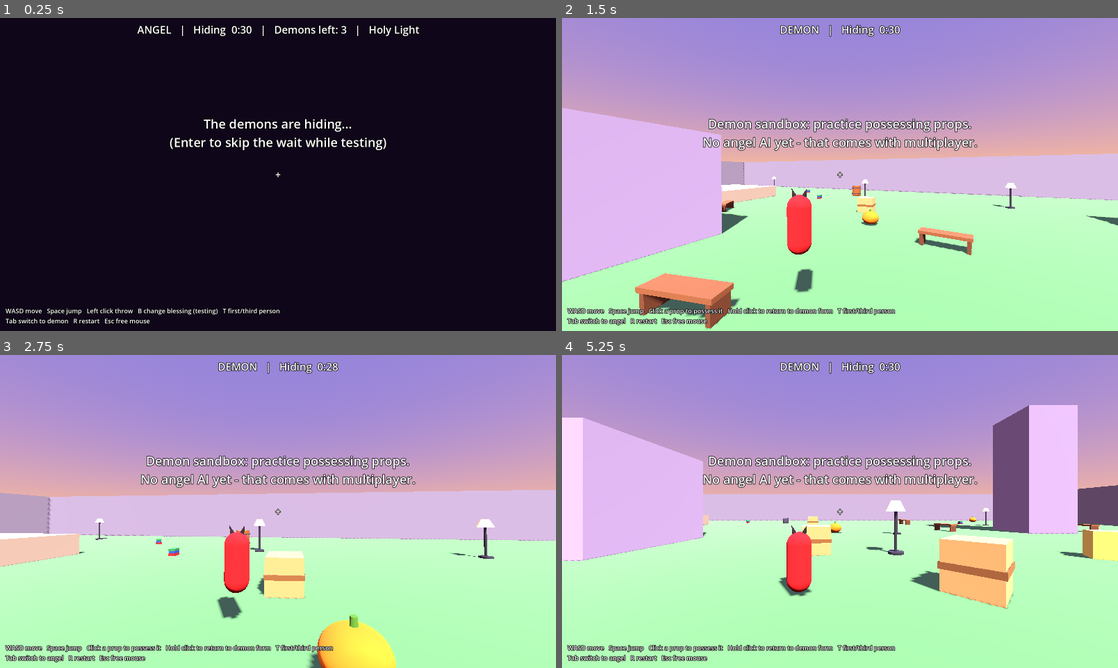
Above: before the commit, frames 1-4 (two rows, left to right).
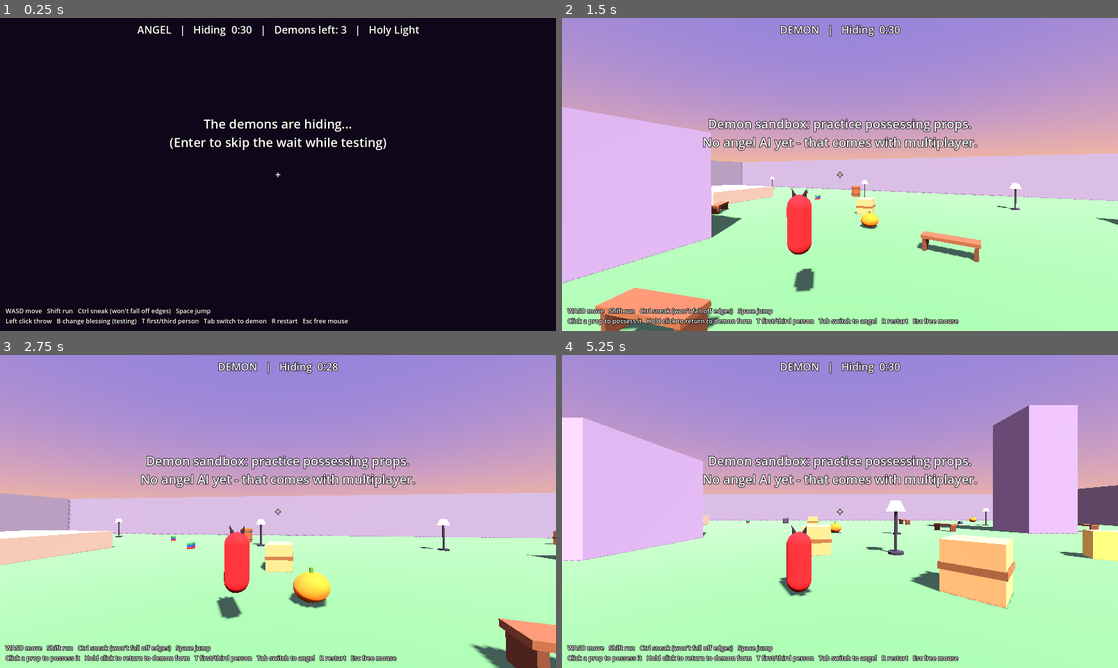
Above: after the commit, the same moments.

Repository: theobigdog/Halos_and_Horns
Game: Godot game, scene res://main.tscn
The game is run twice, just before and just after one commit, with the same random seed, the same clock (stepped at 60 frames per second) and the same inputs.
Inputs (mouse positions are in pixels of both pictures, inside the frame that each line leads up to):
- Up to frame 1 (0.25 s): no input
- Up to frame 2 (1.5 s): tap Enter (skip_hiding) at 0.5 s; move the mouse to (867, 174) at 0.52 s; hold Tab (switch_role) 0.53-1.28 s; hold W (move_forward) from 0.53 s (still down); click (867, 174) at 0.67 s; tap Space (jump) at 0.77, 1.07 s; tap Shift (run, bound only after the commit) at 0.8, 1.35 s; tap A (move_left) at 1.25 s; move the mouse to (812, 174) at 1.27 s; click (812, 174) at 1.42 s
- Up to frame 3 (2.75 s): keep holding W (move_forward); tap Space (jump) at 1.52, 1.82, 2.3 s; tap Ctrl (sneak, bound only after the commit) at 1.55 s; tap A (move_left) at 2 s; move the mouse to (289, 505) at 2.02 s; hold Ctrl (sneak, bound only after the commit) from 2.03 s (still down); click (289, 505) at 2.17 s
- Up to frame 4 (5.25 s): keep holding W (move_forward); tap A (move_left) at 2.75 s; move the mouse to (834, 517) at 2.77 s; release Ctrl (sneak, bound only after the commit) at 2.78 s; tap Space (jump) at 2.85, 3.02, 3.32, 3.77, 4.07, 4.52, 4.82 s; click (834, 517) at 2.92 s; tap Tab (switch_role) at 3.05 s; tap R (restart) at 3.5, 4.15, 4.25 s; move the mouse to (878, 514) at 3.52 s; hold B (cycle_blessing) 3.53-4.28 s; click (878, 514) at 3.67 s; tap Shift (run, bound only after the commit) at 3.8 s; move the mouse to (795, 508) at 4.27 s; click (795, 508) at 4.35 s; tap Ctrl (sneak, bound only after the commit) at 4.55 s; move the mouse to (845, 511) at 5.02 s; hold Tab (switch_role) from 5.03 s (still down); click (845, 511) at 5.17 s

The runs differ from the first frame. In frame 1, 1.0% of the frame differs, in the area x 1-63%, y 92-98%; in frame 2, 7.1%; in frame 3, 9.7%, in the area x 0-100%, y 43-100%; in frame 4, 1.8%.

Commit message:
Playtest round 3: run/sneak, edge-safe sneaking, warmer sounds, licenses
- Shift runs, Ctrl sneaks, for both teams
- Sneaking stops you walking off ledges (Minecraft-style), still slides
  along edges and walks down ramps
- Fixed a lip where the ramp met the platform that small demons got stuck on
- Sounds: quieter, warmer (detuned layers, soft fade-ins), no harsh highs,
  run through a reverb + low-pass bus, slight random pitch per play
- Test demons hop every 2-4 seconds so they're quick to find
- Licensed: PolyForm Noncommercial (code), CC BY-NC-SA 4.0 (art/sound)
- Tests for run/sneak speeds, ledge guard, edge sliding and the ramp

Co-Authored-By: Claude Opus 5.5 <noreply@anthropic.com>
Claude-Session: https://claude.ai/code/session_01WDwUU59zpfK1jPnNQB5a8j

Diff:
--- a/scripts/bot_demon.gd
+++ b/scripts/bot_demon.gd
@@ -1,7 +1,10 @@
 # A practice demon for testing the angel side. It possesses a random prop,
-# stands still, and occasionally fidgets (a tiny hop) - a hint, like a real
-# player who can't sit still.
+# stands still, and fidgets (a little hop) every few seconds so testers can
+# find it fast. Real demons will be real players - this is test-only.
 extends StaticBody3D
+
+const HOP_EVERY_MIN := 2.0   # seconds between hops (testing: frequent on purpose)
+const HOP_EVERY_MAX := 4.0
 
 signal caught(bot)
 
@@ -31,7 +34,7 @@
 
 
 func _reset_fidget() -> void:
-	_fidget_timer = _rng.randf_range(8.0, 16.0)
+	_fidget_timer = _rng.randf_range(HOP_EVERY_MIN, HOP_EVERY_MAX)
 
 
 func _process(delta: float) -> void:
@@ -39,8 +42,8 @@
 	if _fidget_timer <= 0.0:
 		_reset_fidget()
 		var tw := create_tween()
-		tw.tween_property(visual, "position:y", 0.15, 0.1)
-		tw.tween_property(visual, "position:y", 0.0, 0.12)
+		tw.tween_property(visual, "position:y", 0.3, 0.12)
+		tw.tween_property(visual, "position:y", 0.0, 0.15)
 
 
 func take_hit(damage: int) -> void:
--- a/scripts/main.gd
+++ b/scripts/main.gd
@@ -73,6 +73,8 @@
 	_add_key("move_left", KEY_A)
 	_add_key("move_right", KEY_D)
 	_add_key("jump", KEY_SPACE)
+	_add_key("run", KEY_SHIFT)
+	_add_key("sneak", KEY_CTRL)
 	_add_key("toggle_view", KEY_T)
 	_add_key("cycle_blessing", KEY_B)
 	_add_key("switch_role", KEY_TAB)
@@ -158,7 +160,7 @@
 	_add_block(Vector3(18, 1.5, 14), Vector3(4, 3, 10), Color(0.6, 0.5, 0.45))
 	# A raised platform with a ramp up to it
 	_add_block(Vector3(-6, 1, 12), Vector3(8, 2, 4), Color(0.6, 0.6, 0.55))
-	_add_block(Vector3(-6, 0.9, 7.3), Vector3(2.5, 0.4, 5.9), Color(0.5, 0.45, 0.4), Vector3(-0.35, 0, 0))
+	_add_block(Vector3(-6, 0.8, 7.3), Vector3(2.5, 0.4, 5.9), Color(0.5, 0.45, 0.4), Vector3(-0.35, 0, 0))   # top edge flush with the platform
 
 
 func _random_spot() -> Vector3:
@@ -227,10 +229,10 @@
 	time_left = HIDE_TIME
 	blind_rect.visible = role == "angel"
 	if role == "angel":
-		controls_label.text = "WASD move   Space jump   Left click throw   B change blessing (testing)   T first/third person\nTab switch to demon   R restart   Esc free mouse"
+		controls_label.text = "WASD move   Shift run   Ctrl sneak (won't fall off edges)   Space jump\nLeft click throw   B change blessing (testing)   T first/third person   Tab switch to demon   R restart   Esc free mouse"
 		_toast("The demons are hiding...\n(Enter to skip the wait while testing)", HIDE_TIME)
 	else:
-		controls_label.text = "WASD move   Space jump   Click a prop to possess it   Hold click to return to demon form   T first/third person\nTab switch to angel   R restart   Esc free mouse"
+		controls_label.text = "WASD move   Shift run   Ctrl sneak (won't fall off edges)   Space jump\nClick a prop to possess it   Hold click to return to demon form   T first/third person   Tab switch to angel   R restart   Esc free mouse"
 		_toast("Demon sandbox: practice possessing props.\nNo angel AI yet - that comes with multiplayer.", 5.0)
 
 
@@ -330,6 +332,7 @@
 
 
 func _build_sounds() -> void:
+	Sfx.setup_bus()
 	var streams := {
 		"hit": Sfx.hit_sound(),
 		"caught": Sfx.caught_sound(),
@@ -341,12 +344,18 @@
 		var asp := AudioStreamPlayer.new()
 		asp.max_polyphony = 4   # overlapping plays layer instead of cutting off
 		asp.stream = streams[sound_name]
+		asp.bus = Sfx.BUS
+		if sound_name.begins_with("throw_"):
+			asp.volume_db = -4.0   # throws happen constantly: keep them in the background
 		add_child(asp)
 		_sounds[sound_name] = asp
 
 
 func _play(sound_name: String) -> void:
-	_sounds[sound_name].play()
+	var asp: AudioStreamPlayer = _sounds[sound_name]
+	# A little random pitch each time so repeated sounds don't feel robotic.
+	asp.pitch_scale = randf_range(0.94, 1.06)
+	asp.play()
 
 
 # Our throw hit a demon: ding, and flash a red X on the crosshair.
--- a/scripts/player.gd
+++ b/scripts/player.gd
@@ -24,6 +24,9 @@
 const DEMON_SCALE := 0.6          # demons are little gremlins: 60% of angel size
 const SHOULDER_OFFSET := 0.7      # third-person camera sits over the right shoulder
 const OUTLINE_COLOR := Color(1.0, 0.35, 0.1)
+const RUN_MULTIPLIER := 1.6       # Left Shift
+const SNEAK_MULTIPLIER := 0.45    # Left Ctrl
+const LEDGE_DROP := 0.5           # sneaking won't step down more than this
 
 var role := "demon"           # "angel" or "demon"
 var frozen := false           # true while angels wait out the hiding period
@@ -32,6 +35,9 @@
 var first_person := {"angel": true, "demon": false}
 var hold_fraction := 0.0      # 0-1 progress of hold-to-return (for the HUD)
 var blessing := "holy_light"  # which blessed projectile an angel throws
+var running := false
+var sneaking := false
+var test_input := {}          # automated tests only: {"dir": Vector2, "sneak": bool, "run": bool}
 
 var gravity: float = ProjectSettings.get_setting("physics/3d/default_gravity")
 var _shoot_cooldown := 0.0
@@ -213,16 +219,31 @@
 		velocity.y -= gravity * delta
 	var controls_active := not frozen and Input.mouse_mode == Input.MOUSE_MODE_CAPTURED
 	var input_dir := Vector2.ZERO
-	if controls_active:
+	sneaking = false
+	running = false
+	if not test_input.is_empty():
+		# Automated tests drive movement here (headless mode can't capture the mouse).
+		input_dir = test_input.get("dir", Vector2.ZERO)
+		sneaking = test_input.get("sneak", false)
+		running = test_input.get("run", false) and not sneaking
+	elif controls_active:
 		input_dir = Input.get_vector("move_left", "move_right", "move_forward", "move_back")
+		sneaking = Input.is_action_pressed("sneak")
+		running = Input.is_action_pressed("run") and not sneaking   # sneak wins if both held
 		if Input.is_action_just_pressed("jump") and is_on_floor():
 			velocity.y = JUMP_VELOCITY
 	var direction := global_transform.basis * Vector3(input_dir.x, 0.0, input_dir.y)
 	direction.y = 0.0
 	direction = direction.normalized()
 	var speed := ANGEL_SPEED if role == "angel" else DEMON_SPEED
+	if running:
+		speed *= RUN_MULTIPLIER
+	elif sneaking:
+		speed *= SNEAK_MULTIPLIER
 	velocity.x = direction.x * speed
 	velocity.z = direction.z * speed
+	if sneaking and is_on_floor():
+		_guard_ledges(delta)
 	move_and_slide()
 
 	if role == "angel":
@@ -244,6 +265,32 @@
 		hovered = target["collider"]
 	_set_hover(hovered)
 	look_target_type = hovered.get_meta("prop_type") if hovered else ""
+
+
+# Minecraft-style sneaking: cancel any sideways movement that would carry us off
+# a ledge. X and Z are checked separately, so you can still slide along an edge.
+func _guard_ledges(delta: float) -> void:
+	var step := Vector3(velocity.x, 0.0, velocity.z) * delta
+	if step.length_squared() == 0.0:
+		return
+	if not _has_ground_at(global_position + Vector3(step.x, 0.0, 0.0)):
+		velocity.x = 0.0
+	if not _has_ground_at(global_position + Vector3(0.0, 0.0, step.z)):
+		velocity.z = 0.0
+	# Moving diagonally straight at a corner: both single-axis checks can pass
+	# while the combined move still steps off, so check that too.
+	if velocity.x != 0.0 and velocity.z != 0.0 \
+			and not _has_ground_at(global_position + Vector3(velocity.x, 0.0, velocity.z) * delta):
+		velocity.x = 0.0
+		velocity.z = 0.0
+
+
+# Is there floor under this spot within a small step down? (Ramps count; drops don't.)
+func _has_ground_at(spot: Vector3) -> bool:
+	var query := PhysicsRayQueryParameters3D.create(
+			spot + Vector3.UP * 0.3, spot + Vector3.DOWN * LEDGE_DROP)
+	query.exclude = [get_rid()]
+	return not get_world_3d().direct_space_state.intersect_ray(query).is_empty()
 
 
 # Outline the prop under the crosshair so you know exactly what you'll become.
--- a/scripts/sfx.gd
+++ b/scripts/sfx.gd
@@ -1,38 +1,69 @@
 # Placeholder sound effects, generated in code so there are no audio files yet.
-# Soft, chime-like tones: sine partials with a gentle attack and a smooth decay.
-# Swap these for real recorded sounds later.
+# Warm, soft tones: detuned sine pairs, slow fade-ins, low-passed "air", and
+# everything runs through a reverb + low-pass bus (see setup_bus).
+# These get replaced by real recorded sounds later.
 extends RefCounted
 
 const RATE := 22050
+const BUS := "SFX"
 
 
-# Bell/chime: a few sine partials (Hz, relative loudness) with exponential decay.
-# shimmer adds a slow wobble; air adds soft filtered noise (breathy, feathery).
-static func chime(partials: Array, seconds: float, volume := 0.2, decay := 5.0,
-		shimmer := 0.0, air := 0.0, glide := 1.0) -> AudioStreamWAV:
+# Creates the SFX audio bus: a low-pass filter to remove harsh highs, then
+# reverb so sounds feel like they're in a space instead of right in your ear.
+static func setup_bus() -> void:
+	if AudioServer.get_bus_index(BUS) != -1:
+		return
+	AudioServer.add_bus()
+	var idx := AudioServer.bus_count - 1
+	AudioServer.set_bus_name(idx, BUS)
+	AudioServer.set_bus_send(idx, "Master")
+	var lowpass := AudioEffectLowPassFilter.new()
+	lowpass.cutoff_hz = 3200.0
+	AudioServer.add_bus_effect(idx, lowpass)
+	var reverb := AudioEffectReverb.new()
+	reverb.room_size = 0.55
+	reverb.damping = 0.65
+	reverb.spread = 0.8
+	reverb.wet = 0.22
+	reverb.dry = 0.85
+	AudioServer.add_bus_effect(idx, reverb)
+
+
+# partials: [[Hz, loudness], ...]. Each partial is doubled with a copy detuned by
+# `detune_cents`, which beats gently against it - that's what makes it warm.
+# attack: fade-in seconds (longer = softer start, no click or "pop").
+# air: soft low-passed noise mixed in (a breathy whoosh). glide: pitch at the end
+# relative to the start.
+static func tone(partials: Array, seconds: float, volume: float, attack: float,
+		detune_cents := 7.0, air := 0.0, glide := 1.0) -> AudioStreamWAV:
 	var n := int(RATE * seconds)
 	var data := PackedByteArray()
 	data.resize(n * 2)
 	var phases := []
-	for p in partials:
-		phases.append(0.0)
+	for k in partials.size() * 2:
+		phases.append(randf() * TAU)   # random start phases: no identical clicky starts
+	var detune := pow(2.0, detune_cents / 1200.0)
 	var noise := 0.0
+	var noise2 := 0.0
 	for i in n:
 		var t := float(i) / RATE
-		var attack := minf(t / 0.015, 1.0)          # 15 ms fade-in: no click
-		var env := attack * exp(-decay * t / seconds)
-		var tail := minf((seconds - t) / 0.03, 1.0)  # fade the last 30 ms to silence
-		var bend := lerpf(1.0, glide, float(i) / n)  # pitch glide over the sound
-		var wobble := 1.0 + shimmer * sin(TAU * 6.0 * t)
+		var u := float(i) / n
+		# Smooth (sine-shaped) fade-in, then a gentle curved fade-out to exact silence.
+		var env := sin(minf(t / attack, 1.0) * PI * 0.5)
+		env *= pow(1.0 - u, 1.6)
+		var bend := lerpf(1.0, glide, u)
 		var s := 0.0
 		for k in partials.size():
-			var freq: float = partials[k][0] * bend * wobble
-			phases[k] += TAU * freq / RATE
-			s += sin(phases[k]) * partials[k][1]
+			var f: float = partials[k][0] * bend
+			phases[k * 2] += TAU * f / RATE
+			phases[k * 2 + 1] += TAU * f * detune / RATE
+			s += (sin(phases[k * 2]) + sin(phases[k * 2 + 1])) * 0.5 * partials[k][1]
 		if air > 0.0:
-			noise = lerpf(noise, randf_range(-1.0, 1.0), 0.08)   # low-passed noise
-			s += noise * air * 4.0
-		data.encode_s16(i * 2, int(clampf(s * env * tail * volume, -1.0, 1.0) * 32767.0))
+			# Two-stage smoothing makes the noise a soft "fff", not a hiss.
+			noise = lerpf(noise, randf_range(-1.0, 1.0), 0.05)
+			noise2 = lerpf(noise2, noise, 0.05)
+			s += noise2 * air * 12.0
+		data.encode_s16(i * 2, int(clampf(s * env * volume, -1.0, 1.0) * 32767.0))
 	var wav := AudioStreamWAV.new()
 	wav.format = AudioStreamWAV.FORMAT_16_BITS
 	wav.mix_rate = RATE
@@ -40,32 +71,33 @@
 	return wav
 
 
-# Each blessing type gets its own throw sound.
+# Each blessing type has its own throw sound. All quiet, soft-edged, and low-ish:
+# the harsh feel before came from loud high partials and instant starts.
 static func throw_sound(kind: String) -> AudioStreamWAV:
 	match kind:
-		"holy_light":     # soft high shimmer
-			return chime([[1320.0, 0.6], [1980.0, 0.3], [2640.0, 0.15]], 0.35, 0.16, 4.0, 0.004)
-		"blessed_water":  # bubbly, wobbling droplet
-			return chime([[700.0, 0.7], [1050.0, 0.3]], 0.3, 0.16, 5.0, 0.04, 0.0, 1.5)
-		"halo_ring":      # two clean ringing tones
-			return chime([[988.0, 0.5], [1480.0, 0.5]], 0.45, 0.14, 3.5)
-		"feather":        # breathy, airy puff
-			return chime([[600.0, 0.15]], 0.3, 0.14, 4.0, 0.0, 0.5, 0.7)
-		"choir":          # tiny "aah" chord
-			return chime([[523.0, 0.5], [659.0, 0.4], [784.0, 0.4], [1046.0, 0.2]], 0.5, 0.12, 3.0, 0.006)
-	return chime([[1320.0, 1.0]], 0.3)
+		"holy_light":     # soft airy shimmer
+			return tone([[784.0, 0.5], [1175.0, 0.2]], 0.45, 0.09, 0.06, 8.0, 0.25, 1.02)
+		"blessed_water":  # gentle rising "bloop"
+			return tone([[392.0, 0.6], [588.0, 0.2]], 0.35, 0.11, 0.03, 10.0, 0.1, 1.35)
+		"halo_ring":      # warm ring, like a soft bowl
+			return tone([[659.0, 0.45], [988.0, 0.3]], 0.6, 0.08, 0.04, 5.0)
+		"feather":        # mostly breath, a whisper of tone
+			return tone([[440.0, 0.12]], 0.4, 0.1, 0.08, 4.0, 0.6, 0.85)
+		"choir":          # tiny soft "aah" chord
+			return tone([[392.0, 0.35], [494.0, 0.3], [587.0, 0.3]], 0.55, 0.11, 0.09, 9.0, 0.08)
+	return tone([[784.0, 1.0]], 0.4, 0.08, 0.05)
 
 
 static func hit_sound() -> AudioStreamWAV:
-	# soft bright "ting"
-	return chime([[1760.0, 0.6], [2640.0, 0.3], [3520.0, 0.1]], 0.4, 0.2, 6.0)
+	# soft bell "tink" - still clear enough to notice
+	return tone([[1046.0, 0.5], [1568.0, 0.25]], 0.5, 0.12, 0.008, 4.0)
 
 
 static func caught_sound() -> AudioStreamWAV:
-	# gentle rising chord swell
-	return chime([[523.0, 0.4], [659.0, 0.35], [784.0, 0.35], [1046.0, 0.25]], 1.0, 0.18, 2.5, 0.005, 0.0, 1.12)
+	# warm rising chord swell
+	return tone([[392.0, 0.35], [494.0, 0.3], [587.0, 0.3], [784.0, 0.15]], 1.2, 0.12, 0.12, 8.0, 0.05, 1.12)
 
 
 static func possess_sound() -> AudioStreamWAV:
 	# low, smooth demonic "whumm"
-	return chime([[110.0, 0.7], [165.0, 0.3]], 0.45, 0.3, 4.0, 0.0, 0.3, 0.7)
+	return tone([[98.0, 0.7], [147.0, 0.3]], 0.5, 0.22, 0.04, 12.0, 0.35, 0.75)
--- a/tests/test_gameplay.gd
+++ b/tests/test_gameplay.gd
@@ -150,5 +150,52 @@
 	player.toggle_view()
 	check(player.spring.spring_length == 0.0 and not player.visual_root.visible, "T switches demon to first person")
 
+	# ---- Run / sneak ----
+	# The raised platform's top is at y=2, spanning x -10..-2, z 10..14.
+	# Its east edge (x=-2) is a sheer 2 m drop; its north side has the ramp.
+	player.rotation = Vector3.ZERO   # facing -Z, so input x=+1 walks toward +X
+	var speeds := {}
+	for mode in ["walk", "run", "sneak"]:
+		player.global_position = Vector3(-6, 2.05, 12)
+		player.velocity = Vector3.ZERO
+		await frames(5)
+		player.test_input = {"dir": Vector2(1, 0), "run": mode == "run", "sneak": mode == "sneak"}
+		await frames(2)
+		speeds[mode] = Vector2(player.velocity.x, player.velocity.z).length()
+		player.test_input = {}
+	check(speeds["run"] > speeds["walk"] and speeds["walk"] > speeds["sneak"] and speeds["sneak"] > 0.5,
+			"run > walk > sneak (%.1f / %.1f / %.1f m/s)" % [speeds["run"], speeds["walk"], speeds["sneak"]])
+
+	player.global_position = Vector3(-4, 2.05, 12)
+	player.velocity = Vector3.ZERO
+	await frames(5)
+	player.test_input = {"dir": Vector2(1, 0), "sneak": true}
+	await frames(180)
+	check(player.global_position.y > 1.9 and player.is_on_floor(),
+			"sneaking toward a ledge stops at the edge (y %.2f)" % player.global_position.y)
+	check(player.global_position.x > -2.5, "sneaking still reaches the edge (x %.2f)" % player.global_position.x)
+	var z_before: float = player.global_position.z
+	player.test_input = {"dir": Vector2(1, -1), "sneak": true}
+	await frames(20)
+	check(player.global_position.z < z_before - 0.3 and player.global_position.y > 1.9,
+			"sneaking diagonally slides along the edge instead of stopping dead")
+	player.test_input = {"dir": Vector2(1, 0)}
+	await frames(60)
+	check(player.global_position.y < 1.0, "letting go of sneak walks right off (y %.2f)" % player.global_position.y)
+
+	player.global_position = Vector3(-6, 2.05, 11)
+	player.velocity = Vector3.ZERO
+	await frames(5)
+	player.test_input = {"dir": Vector2(0, -1), "sneak": true}
+	await frames(150)
+	check(player.global_position.y < 0.6, "sneaking can still walk down a ramp (y %.2f)" % player.global_position.y)
+	player.global_position = Vector3(-6, 0.05, 3.5)
+	player.velocity = Vector3.ZERO
+	await frames(5)
+	player.test_input = {"dir": Vector2(0, 1)}
+	await frames(85)   # long enough to reach the top, not long enough to walk off the far side
+	check(player.global_position.y > 1.9, "small demon walks up the ramp onto the platform (y %.2f)" % player.global_position.y)
+	player.test_input = {}
+
 	print("\n%s: %d failure(s)" % ["ALL PASSED" if failures == 0 else "FAILED", failures])
 	quit(1 if failures else 0)
Not shown, added: LICENSES/CC-BY-NC-SA-4.0.txt
Not shown, added: LICENSES/PolyForm-Noncommercial-1.0.0.txt
Not shown, added: LICENSE.md
